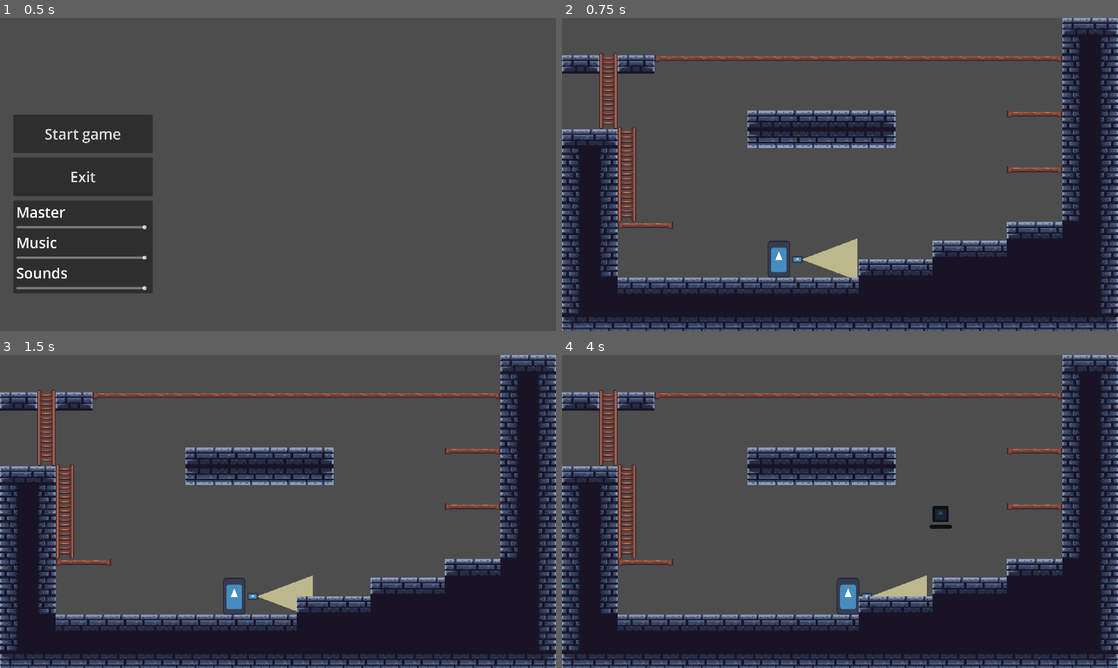
Above: before the commit, frames 1-4 (two rows, left to right).
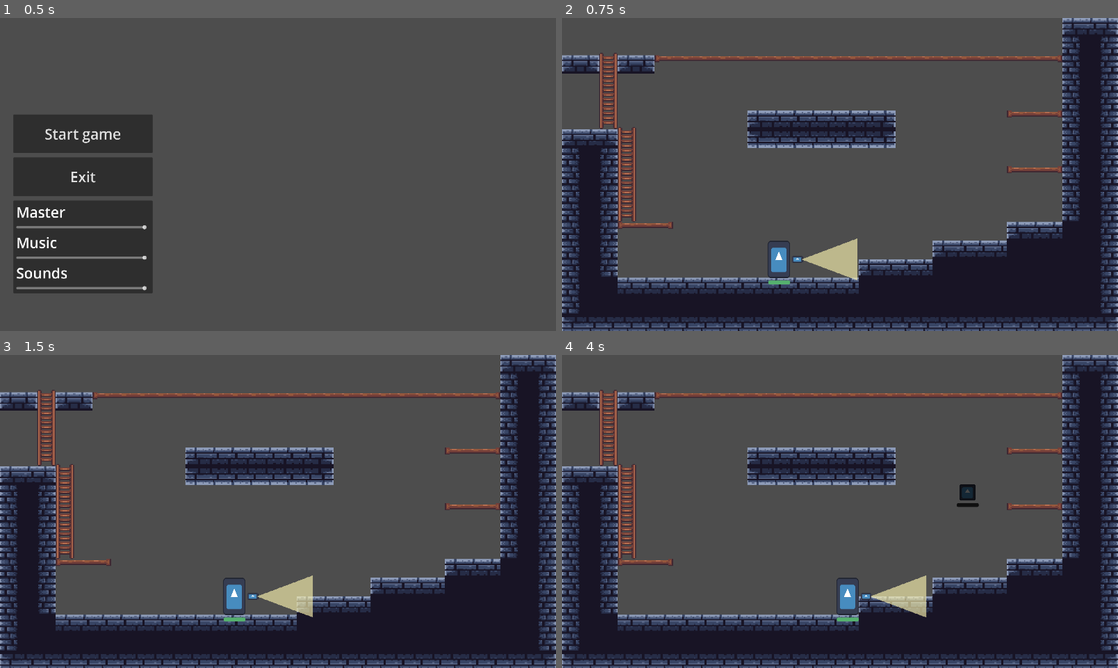
Above: after the commit, the same moments.

Repository: CorpsThese/Thunder-on-the-lighthouse
Game: Godot game, scene res://scenes/main_menu.tscn
Two runs of this game, one before a commit and one after it. Both use one fixed random seed, a clock stepped at 60 frames per second and the inputs below. The project has no main scene, so this scene is started directly. The engine's default icon, where the game draws it, is replaced by a stand-in: a white triangle on a blue panel in a dark square.
Inputs:
- Up to frame 1 (0.5 s): no input
- Up to frame 2 (0.75 s): click "Start game" at 0.5 s
- Up to frame 3 (1.5 s): tap Enter at 1.25 s; hold D (move_right) from 1.28 s (still down)
- Up to frame 4 (4 s): tap Space (jump) at 1.52, 2.27, 3.77 s; release D (move_right) at 2.78 s; hold A (move_left) 2.78-3.53 s; hold D (move_right) from 3.53 s (still down)

Frame 1 is identical in both runs. In frame 2, less than 0.1% of the frame differs, in the area x 37-54%, y 82-86%; in frame 3, 0.2%; in frame 4, 0.9%, in the area x 49-75%, y 41-86%.

Commit message:
Ghost stops at range

Diff:
--- a/project.godot
+++ b/project.godot
@@ -67,6 +67,13 @@
 ]
 }
 
+[layer_names]
+
+2d_physics/layer_1="Physical layer"
+2d_physics/layer_2="Ghost layer"
+2d_physics/layer_3="Light layer"
+2d_physics/layer_4="Ladder layer"
+
 [rendering]
 
 textures/canvas_textures/default_texture_filter=0
--- a/scenes/child.tscn
+++ b/scenes/child.tscn
@@ -5,7 +5,7 @@
 [ext_resource type="Texture2D" uid="uid://c8yjw6nr30bjk" path="res://ressources/textures/light_cone.png" id="2_nk0df"]
 
 [sub_resource type="RectangleShape2D" id="RectangleShape2D_435t3"]
-size = Vector2(72, 126)
+size = Vector2(76, 126)
 
 [sub_resource type="CircleShape2D" id="CircleShape2D_cs4fa"]
 radius = 83.006
@@ -25,7 +25,7 @@
 corner_radius_bottom_left = 5
 
 [node name="Child" type="CharacterBody2D"]
-collision_layer = 17
+z_index = 10
 script = ExtResource("1_dso0k")
 
 [node name="ChildSprite" type="Sprite2D" parent="."]
@@ -74,3 +74,6 @@
 theme_override_styles/fill = SubResource("StyleBoxFlat_77u7d")
 value = 100.0
 show_percentage = false
+
+[connection signal="body_entered" from="HurtBox" to="." method="_on_hurt_box_body_entered"]
+[connection signal="body_exited" from="HurtBox" to="." method="_on_hurt_box_body_exited"]
--- a/scenes/ghost.tscn
+++ b/scenes/ghost.tscn
@@ -3,8 +3,8 @@
 [ext_resource type="Script" path="res://scripts/ghost.gd" id="1_mtd7o"]
 [ext_resource type="Texture2D" uid="uid://t3522536a1os" path="res://icon.svg" id="2_eh2y8"]
 
-[sub_resource type="RectangleShape2D" id="RectangleShape2D_1km8w"]
-size = Vector2(54, 56)
+[sub_resource type="CircleShape2D" id="CircleShape2D_p0p35"]
+radius = 10.198
 
 [sub_resource type="CircleShape2D" id="CircleShape2D_e3ggc"]
 radius = 39.2046
@@ -24,17 +24,18 @@
 corner_radius_bottom_left = 5
 
 [node name="Ghost" type="CharacterBody2D"]
+z_index = 10
 collision_layer = 2
-collision_mask = 18
+collision_mask = 2
 script = ExtResource("1_mtd7o")
-
-[node name="CollisionShape2D" type="CollisionShape2D" parent="."]
-shape = SubResource("RectangleShape2D_1km8w")
 
 [node name="Sprite2D" type="Sprite2D" parent="."]
 self_modulate = Color(0.277528, 0.277528, 0.277528, 1)
 scale = Vector2(0.4375, 0.4375)
 texture = ExtResource("2_eh2y8")
+
+[node name="CollisionShape2D" type="CollisionShape2D" parent="."]
+shape = SubResource("CircleShape2D_p0p35")
 
 [node name="HurtBox" type="Area2D" parent="."]
 unique_name_in_owner = true
--- a/scripts/child.gd
+++ b/scripts/child.gd
@@ -53,3 +53,13 @@
 		fear_bar.value = health
 		if health <= 0.0:
 			fear_depleted.emit()
+
+
+func _on_hurt_box_body_entered(body: Node2D) -> void:
+	body.is_in_range = true
+	pass # Replace with function body.
+
+
+func _on_hurt_box_body_exited(body: Node2D) -> void:
+	body.is_in_range = false
+	pass # Replace with function body.
--- a/scripts/ghost.gd
+++ b/scripts/ghost.gd
@@ -1,8 +1,9 @@
 extends CharacterBody2D
 class_name Ghost
 
-const SPEED = 150.0
+const SPEED = 100.0
 var player : CharacterBody2D
+var is_in_range := false
 
 var light_value := 0.0
 var DAMAGE_RATE := 10.0
@@ -12,11 +13,11 @@
 
 
 func _physics_process(delta: float) -> void:
-	var direction := global_position.direction_to(player.global_position)
-	velocity = direction * SPEED
-	move_and_slide()
+	if !is_in_range:
+		var direction := global_position.direction_to(player.global_position)
+		velocity = direction * SPEED
+		move_and_slide()
 
-#
 	var light : Array[Area2D] = hurt_box.get_overlapping_areas()
 	if light.size() > 0:
 		light_value += DAMAGE_RATE * light.size()* delta
--- a/scripts/lighthouse.gd
+++ b/scripts/lighthouse.gd
@@ -43,7 +43,6 @@
 	get_tree().paused = false
 	%Pause.hide()
 
-
 func _on_retry_pressed() -> void:
 	get_tree().paused = false
 	get_tree().reload_current_scene()
